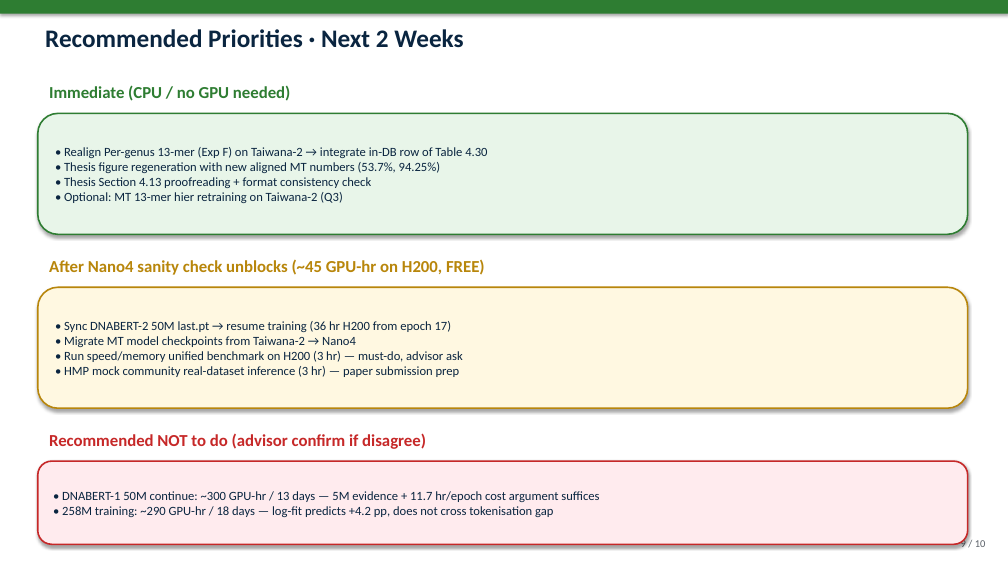
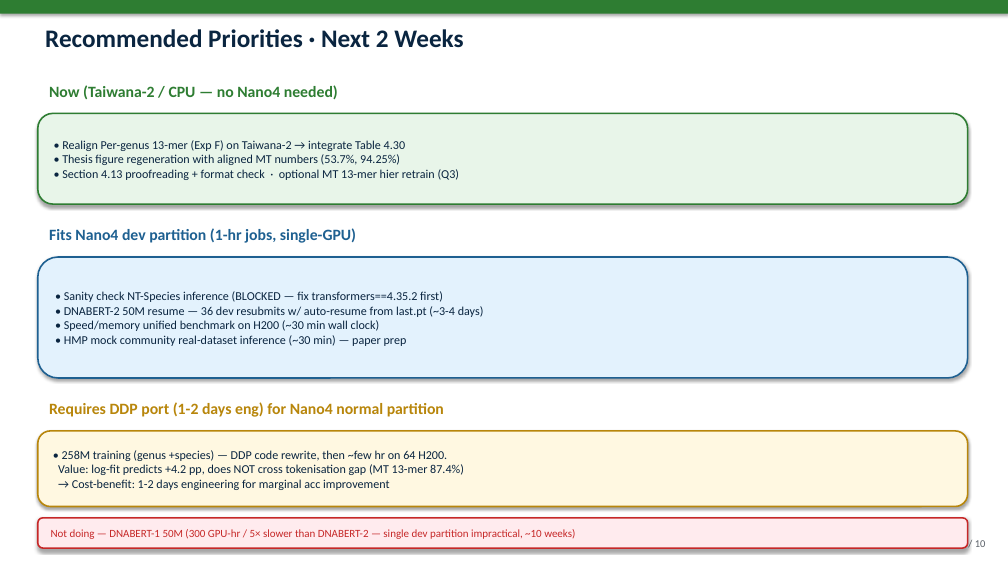
Before and after one commit to m2lab-ntu/gfm-classifier, a slide deck: slide 9 of docs/slides/meeting_2026_0602.pptx. Drawn at 1008x567 pixels with LibreOffice and Linux fonts; fonts in the diff are those of the drawing. Boxes give left, top, right and bottom in pixels: in the first picture for what was removed or moved away, otherwise in the second. Text is boxed around its words. In the diff, an @@ line names an element or a change of style, - is before the commit and + after.

Commit message:
Meeting 6/2 deck: revise with Nano4 partition constraints
- Budget slide now shows Nano4 dev (1 hr, single-GPU) vs normal (12 hr, 64 GPU min)
- Decision Q5 (258M) revised from 'skip' to 'DDP port worth it?' — Nano4 normal
  makes it technically viable in 1-2 days engineering + ~3 hr compute, but
  +4.2 pp value unchanged
- Priorities split 4-way: Taiwana-2/CPU | Nano4 dev | DDP port required | not doing
- Asks revised: Q1 confirm dev-only path, Q2 weigh DDP port for 258M
- Script updated with Nano4 hardware spec + DDP cost analysis Q&A

```diff
--- a/docs/slides/meeting_2026_0602.pptx
+++ b/docs/slides/meeting_2026_0602.pptx
@@ text at bbox=[49, 85, 338, 99]: text changed; size 16 to 15 pt @@
-Immediate (CPU / no GPU needed)
+Now (Taiwana-2 / CPU — no Nano4 needed)
@@ rounded rectangle "• Realign Per-genus 13-mer (Exp ...": place and size @@
-rounded rectangle "• Realign Per-genus 13-mer (Exp ..." at bbox=[38, 113, 968, 234]
+rounded rectangle "• Realign Per-genus 13-mer (Exp ..." at bbox=[38, 113, 968, 204]
@@ text in rounded rectangle at bbox=[62, 140, 460, 180]: text changed; size 12 to 11.5 pt @@
-• Realign Per-genus 13-mer (Exp F) on Taiwana-2 → integrate in-DB row of Table 4.30
-• Thesis figure regeneration with new aligned MT numbers (53.7%, 94.25%)
-• Thesis Section 4.13 proofreading + format consistency check
-• Optional: MT 13-mer hier retraining on Taiwana-2 (Q3)
+• Realign Per-genus 13-mer (Exp F) on Taiwana-2 → integrate Table 4.30
+• Thesis figure regeneration with aligned MT numbers (53.7%, 94.25%)
+• Section 4.13 proofreading + format check · optional MT 13-mer hier retrain (Q3)
@@ text at bbox=[49, 228, 356, 243]: text changed; size 16 to 15 pt; text colour #B8860B to #1E6091 @@
-After Nano4 sanity check unblocks (~45 GPU-hr on H200, FREE)
+Fits Nano4 dev partition (1-hr jobs, single-GPU)
@@ rounded rectangle "• Sanity check NT-Species inference ...": place and size @@
-rounded rectangle "• Sanity check NT-Species inference ..." at bbox=[38, 287, 968, 408]
+rounded rectangle "• Sanity check NT-Species inference ..." at bbox=[38, 257, 968, 378]
@@ rounded rectangle "• Sanity check NT-Species inference ..." at bbox=[38, 257, 968, 378]: fill #FFF8E1 to #E3F2FD; outline #B8860B 1.5 pt to #1E6091 1.5 pt @@
@@ text in rounded rectangle at bbox=[64, 291, 484, 346]: text changed; size 12 to 11.5 pt @@
-• Sync DNABERT-2 50M last.pt → resume training (36 hr H200 from epoch 17)
-• Migrate MT model checkpoints from Taiwana-2 → Nano4
-• Run speed/memory unified benchmark on H200 (3 hr) — must-do, advisor ask
-• HMP mock community real-dataset inference (3 hr) — paper submission prep
+• Sanity check NT-Species inference (BLOCKED — fix transformers==4.35.2 first)
+• DNABERT-2 50M resume — 36 dev resubmits w/ auto-resume from last.pt (~3-4 days)
+• Speed/memory unified benchmark on H200 (~30 min wall clock)
+• HMP mock community real-dataset inference (~30 min) — paper prep
@@ text at bbox=[49, 402, 444, 417]: text changed; size 16 to 15 pt; text colour #C62828 to #B8860B @@
-Recommended NOT to do (advisor confirm if disagree)
+Requires DDP port (1-2 days eng) for Nano4 normal partition
@@ rounded rectangle "• 258M training (genus +species) ...": place and size @@
-rounded rectangle "• 258M training (genus +species) ..." at bbox=[38, 461, 968, 544]
+rounded rectangle "• 258M training (genus +species) ..." at bbox=[38, 431, 968, 507]
@@ rounded rectangle "• 258M training (genus +species) ..." at bbox=[38, 431, 968, 507]: fill #FFEBEE to #FFF8E1; outline #C62828 1.5 pt to #B8860B 1.5 pt @@
@@ text in rounded rectangle at bbox=[58, 450, 464, 490]: text changed; size 12 to 11.5 pt @@
-• DNABERT-1 50M continue: ~300 GPU-hr / 13 days — 5M evidence + 11.7 hr/epoch cost argument suffices
-• 258M training: ~290 GPU-hr / 18 days — log-fit predicts +4.2 pp, does not cross tokenisation gap
+• 258M training (genus +species) — DDP code rewrite, then ~few hr on 64 H200.
+Value: log-fit predicts +4.2 pp, does NOT cross tokenisation gap (MT 13-mer 87.4%)
+→ Cost-benefit: 1-2 days engineering for marginal acc improvement
@@ rounded rectangle added at bbox=[38, 518, 968, 548], fill #FFEBEE, outline #C62828 1.5 pt, 10.5 pt, text #C62828 @@
+Not doing — DNABERT-1 50M (300 GPU-hr / 5× slower than DNABERT-2 — single dev partition impractical, ~10 weeks)
```
Also in this commit, not shown: 2 other slides changed, 4 other files.
